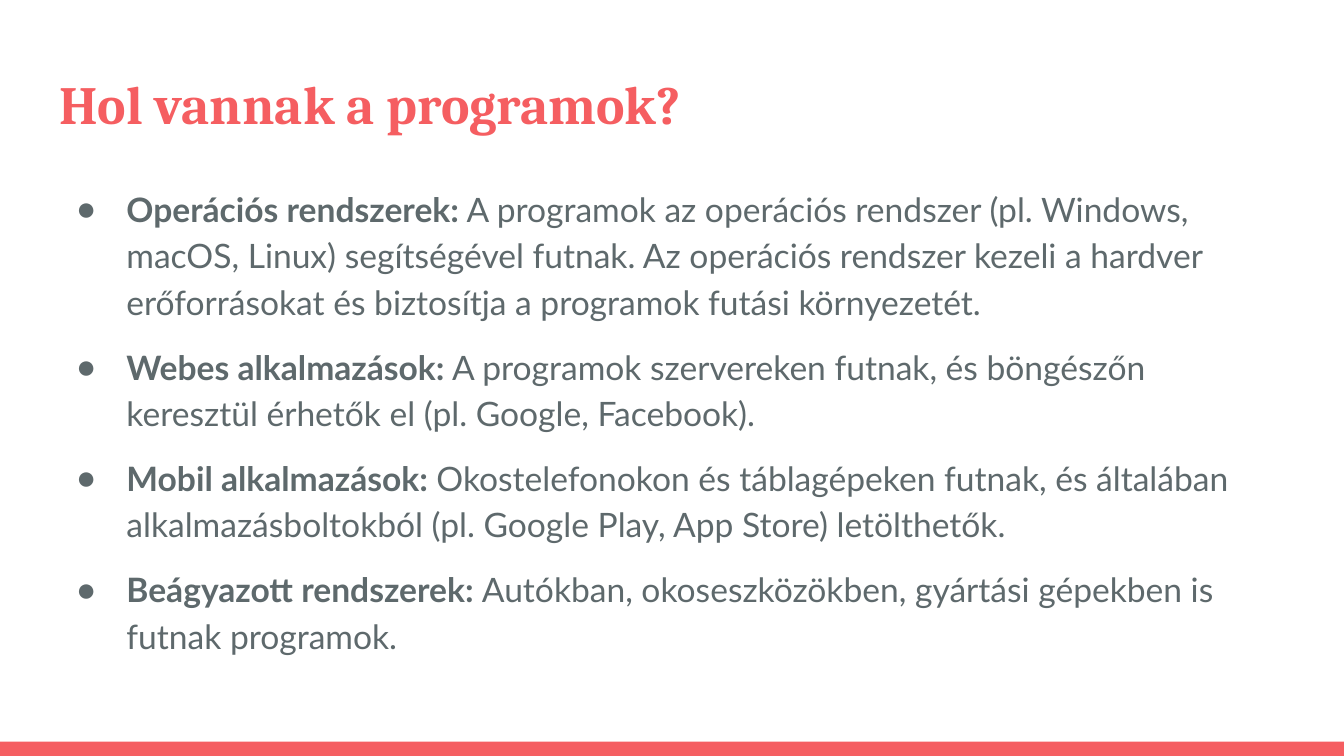
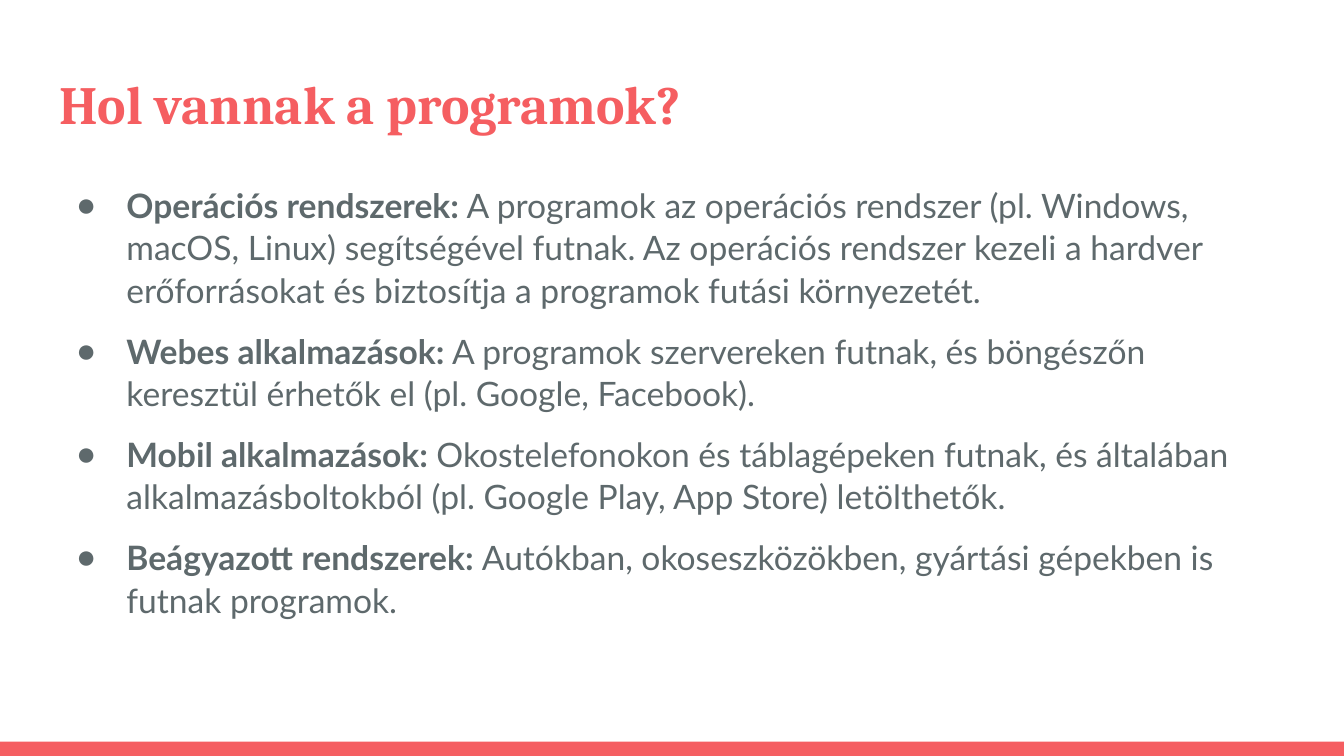
Before and after one commit to pisti72/infoka, a slide deck: slide 3 of prog/Bevezetés a Programozás Világába.pptx. Drawn at 1344x756 pixels with LibreOffice and Linux fonts; fonts in the diff are those of the drawing. Boxes give left, top, right and bottom in pixels: in the first picture for what was removed or moved away, otherwise in the second. Text is boxed around its words. In the diff, an @@ line names an element or a change of style, - is before the commit and + after.

```diff
--- a/prog/Bevezetés a Programozás Világába.pptx
+++ b/prog/Bevezetés a Programozás Világába.pptx
@@ text "Operációs rendszerek: A programok az ..." at box(126, 192, 1228, 619): line spacing 1.15 to 1.05 @@
```
Also in this commit, not shown: 1 other slide changed, 4 slides added, 11 other files.
